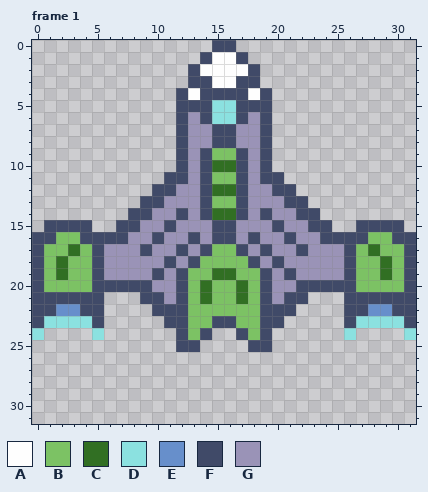
Edited in one commit: pixel-art file (art/ship001.aseprite). Above, as it was before the edit.
32x32 pixels, 3 frames. Shown: frame 1. The commit also changed other frames, which this record leaves out.
Palette (. is transparent): A #fefefe  B #7cc264  C #316f23  D #8be1e0  E #678fcb  F #404a68  G #9a93b7
Pixels before, frame 1, first column x 0:
 0 ...............FF...............
 1 ..............FAAF..............
 2 .............FAAAAF.............
 3 .............FFAAFF.............
 4 ............FAFFFFAF............
 5 ............FFFDDFFF............
 6 ............FGFDDFGF............
 7 ............FGGFFGGF............
 8 ............FGGFFGGF............
 9 ............FGFBBFGF............
10 ............FGFCCFGF............
11 ...........FFGFBBFGFF...........
12 ..........FFGGFCCFGGFF..........
13 .........FFGGGFBBFGGGFF.........
14 ........FFGGFGFCCFGFGGFF........
15 .FFFF..FFGGFGGGFFGGGFGGFF..FFFF.
16 FFBBFFFFGGFGGFGFFGFGGFGGFFFFBBFF
17 FBBCBFGGGFGGFGFBBFGFGGFGGGFBCBBF
18 FBCBBFGGGGGFGFBBBBFGFGGGGGFBBCBF
19 FBCBBFGGGGFGFBBCCBBFGFGGGGFBBCBF
20 FBBBBFFFFFGGFBCBBCBFGGFFFFFBBBBF
21 FFFFFF...FFGFBCBBCBFGFF...FFFFFF
22 FFEEFF....FFFBBBBBBFFF....FFEEFF
23 FDDDDF.....FFBBFFBBFF.....FDDDDF
24 D....D......FBF..FBF......D....D
25 ............FF....FF............
Now the later version:
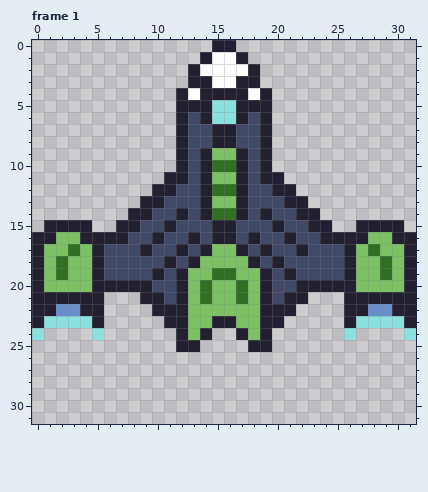
The edit:
colour F: #404a68 -> #221f31
colour G: #9a93b7 -> #404a68
